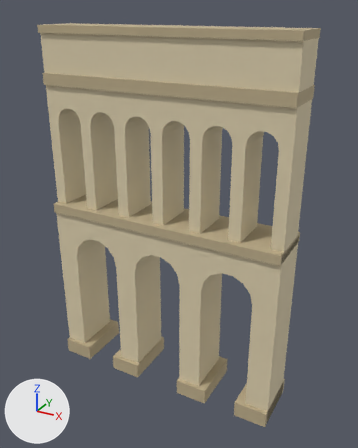
An edit to the glTF model rzym3d/godot/modele/akwedukt.glb, drawn before and after from the same camera.
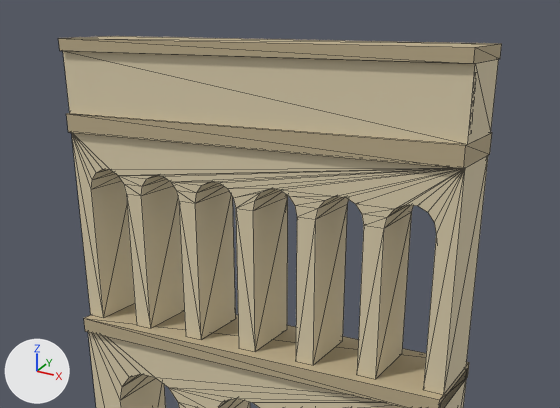
Each version appears first whole from a 50 mm camera at (1.65, -2.84, 2.75) aimed at (0.07, 0.03, 1.32), and next in a close-up on the part from 0% to 100% of the width and 0% to 58% of the height. The lights are fixed; the arrows at lower left show +X, +Y and +Z. The last two pictures show the newer version. The close-ups show mesh edges as thin lines.

The first close-up shows 'akwedukt'.
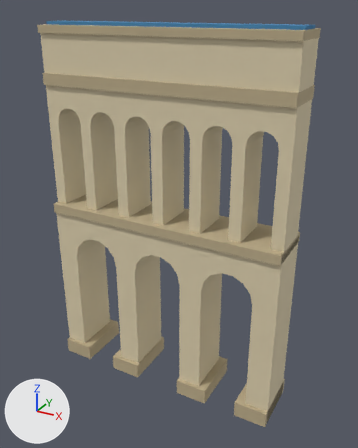
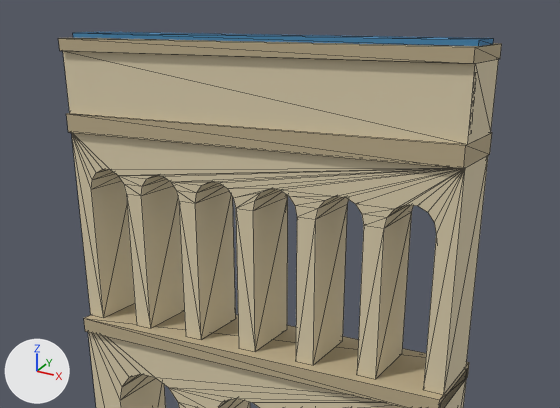
Changed parts and their boxes (x1, y1, x2, y2) in the close-ups (560 x 408 px):
```json
{"object": "anim_woda_kanal", "change": "added", "after": [73, 32, 494, 46], "on screen": "blue"}
```

Edits to the scene script, one JSON object a line:
```json
{"op": "add", "block": "mat_m_4080b0", "code": ["mat_m_4080b0 = principled_material('m_4080b0')", "mat_m_4080b0.base_color = (0.0478, 0.22, 0.442)  # blue #3e81b1", "mat_m_4080b0.roughness = 0.85"]}
{"op": "add", "block": "me_anim_woda_kanal", "code": ["me_anim_woda_kanal = bpy.data.meshes.new('anim_woda_kanal')", "me_anim_woda_kanal.from_pydata(...)  # a box spanning x -0.89..0.89, y -0.09..0.09, z -0.02..0.0", "me_anim_woda_kanal.materials.append(mat_m_4080b0)  # blue #3e81b1"]}
{"op": "add", "block": "ob_anim_woda_kanal", "code": ["ob_anim_woda_kanal = bpy.data.objects.new('anim_woda_kanal', me_anim_woda_kanal)", "ob_anim_woda_kanal.location = (0.0, 0.0, 2.66)"]}
```
